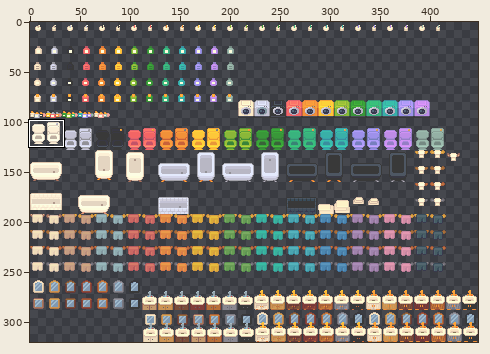
Edited in one commit: sprite sheet (assets/images/Interior/furniture/bathroom.png). Above, an overview of the earlier version with the close-up marked.
Close-up. As it was:
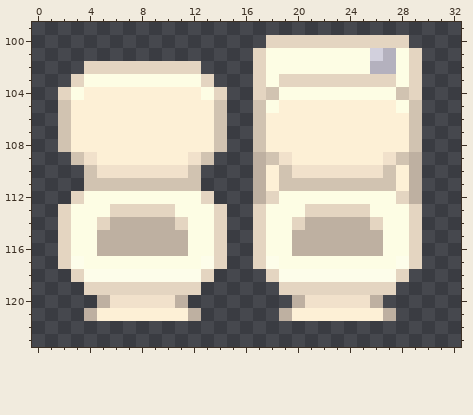
The file is 448x320 pixels. Pixels under 10% opacity are left out. Colours within 5 levels of each other are drawn and written as one. Shown: x 0..32, y 99..123. The commit also changed other parts of the picture, which this record leaves out.
Once edited:
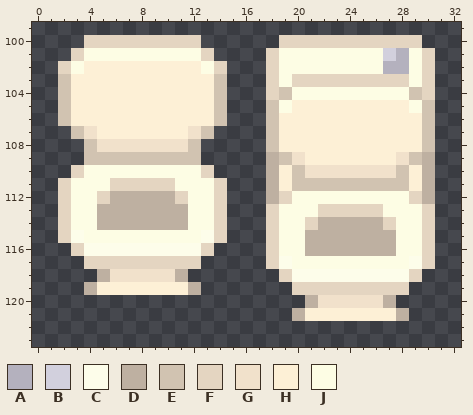
Palette (. is transparent): A #b4b1be  B #d2d0dd  C #fdfdea  D #beb0a1  E #d1c3b1  F #e4d5c1  G #f1e1cb  H #fdf0d6  J #fdfde4
Changes in this commit:
Changed rows in their new state; - is an unchanged pixel.
first column x 2:
100 --FFFFFFFFF-----.----------F-
101 -FJJJJJJJJJF---.F-------JBAJF
102 FJHHHHHHHHHJF--.F-------J-AJF
103 EHHHHHHHHHHHE--.FJ--------FJF
104 EH---------HE--.FE--------JEF
105 ---------------.EJ--------HJE
106 ---------------.E----------HE
107 .EG-------GE.--.E----------HE
108 ..EGGGGGGGE..--.E----------HE
109 -.EEEEEEEEE.---.DEG------HGED
110 -FJJJJJJJJJF---.DHE------GEHD
111 FJJJFFFFFJJJF--.DH--------EHD
112 FJ-FDDDDDF-JF--.DF--------JFD
113 ---DDDDDDD-----.F--J----F--JF
114 ---D-----D-----.F-JF----DF-JF
115 -C-JJJJJJJ-C---.F-J------D-JF
116 .FCCCCCCCCCF.--.F-J------D-JF
117 ..FFFFFFFFF..--.FC--------JCF
118 -..DGGGGGD..----.F--------CF-
119 --DHHHHHHHD------.--------F--
120 ---.......--------.D----GD---
121 --.........------.D------HD--
Pixel boxes of the changes (left, top, right, bottom) in both close-ups:
changed: (58, 35, 435, 321)
